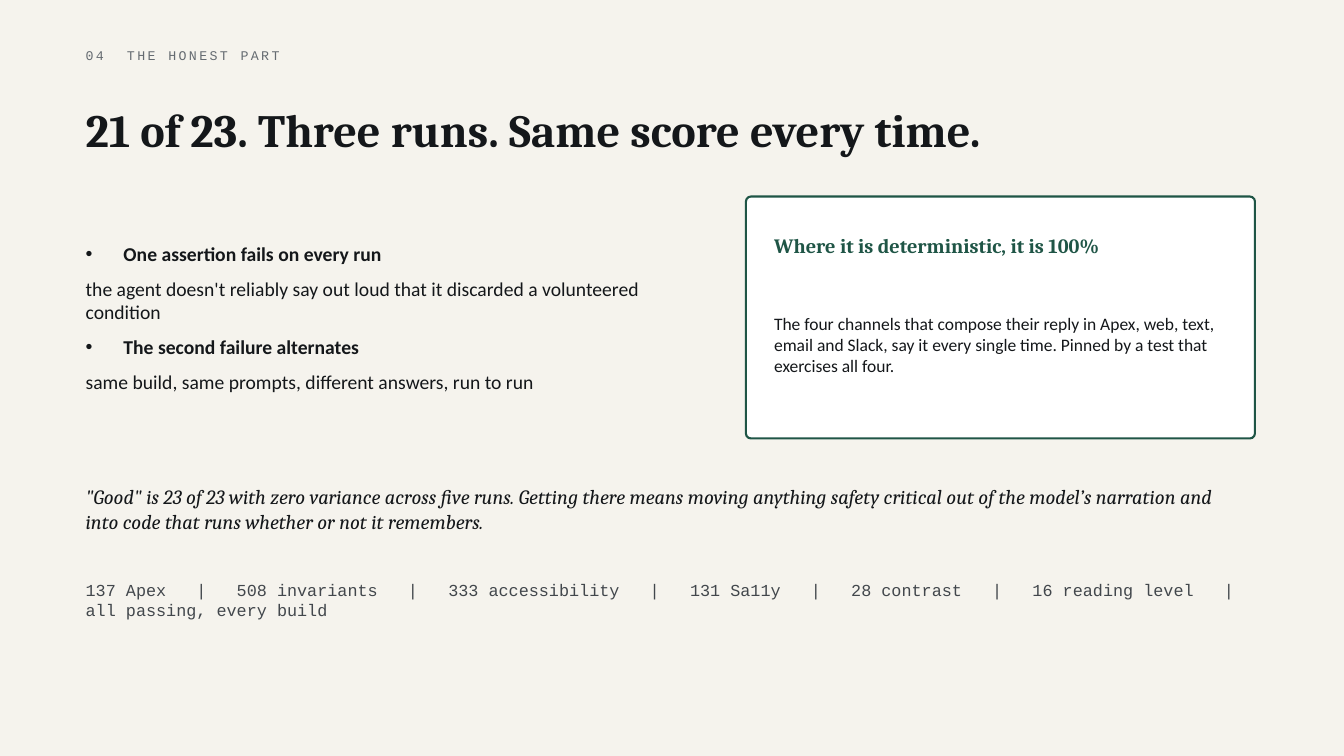
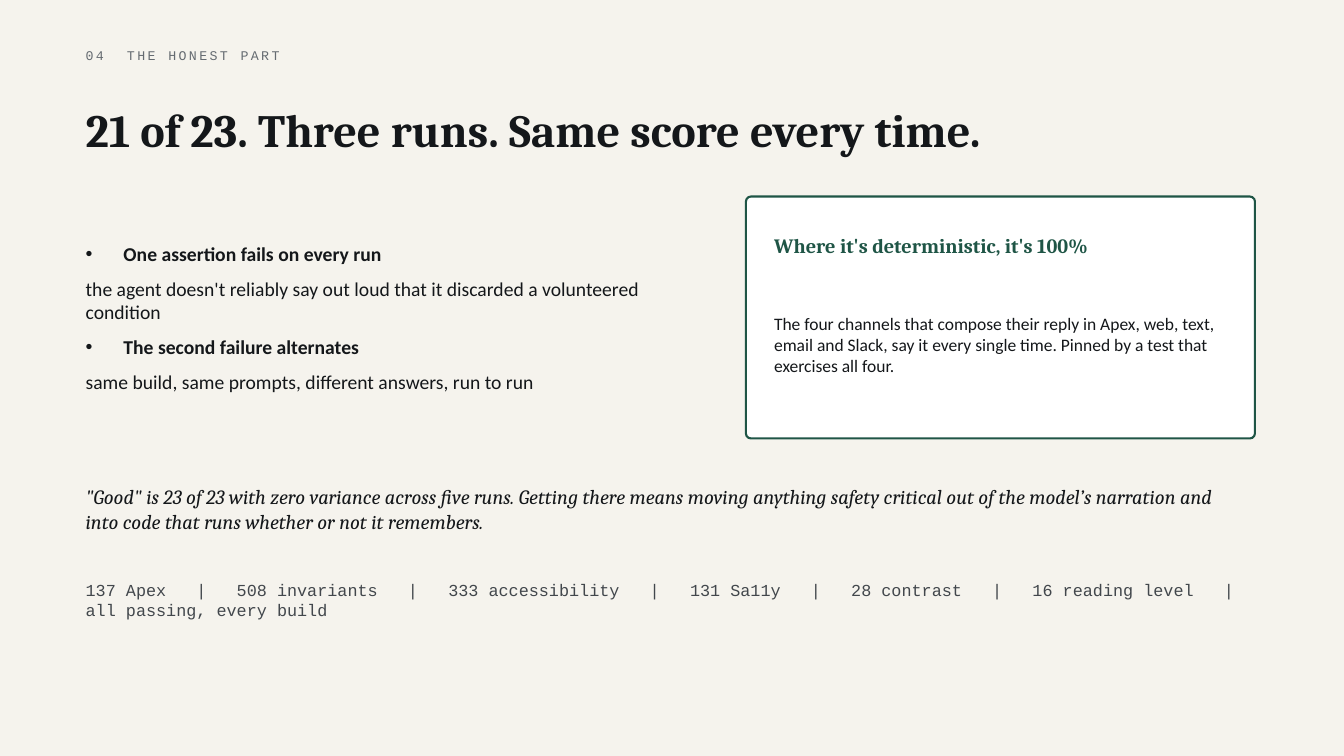
Before and after one commit to parthsevak2/curb-cut, a slide deck: slide 25 of deck/Curb-Cut.pptx. Drawn at 1344x756 pixels with LibreOffice and Linux fonts; fonts in the diff are those of the drawing. Boxes give left, top, right and bottom in pixels: in the first picture for what was removed or moved away, otherwise in the second. Text is boxed around its words. In the diff, an @@ line names an element or a change of style, - is before the commit and + after.

```diff
--- a/deck/Curb-Cut.pptx
+++ b/deck/Curb-Cut.pptx
@@ text at bbox=[774, 239, 1088, 256]: text changed @@
-Where it is deterministic, it is 100%
+Where it's deterministic, it's 100%
```
Also in this commit, not shown: 6 other slides changed, 2 other files.
